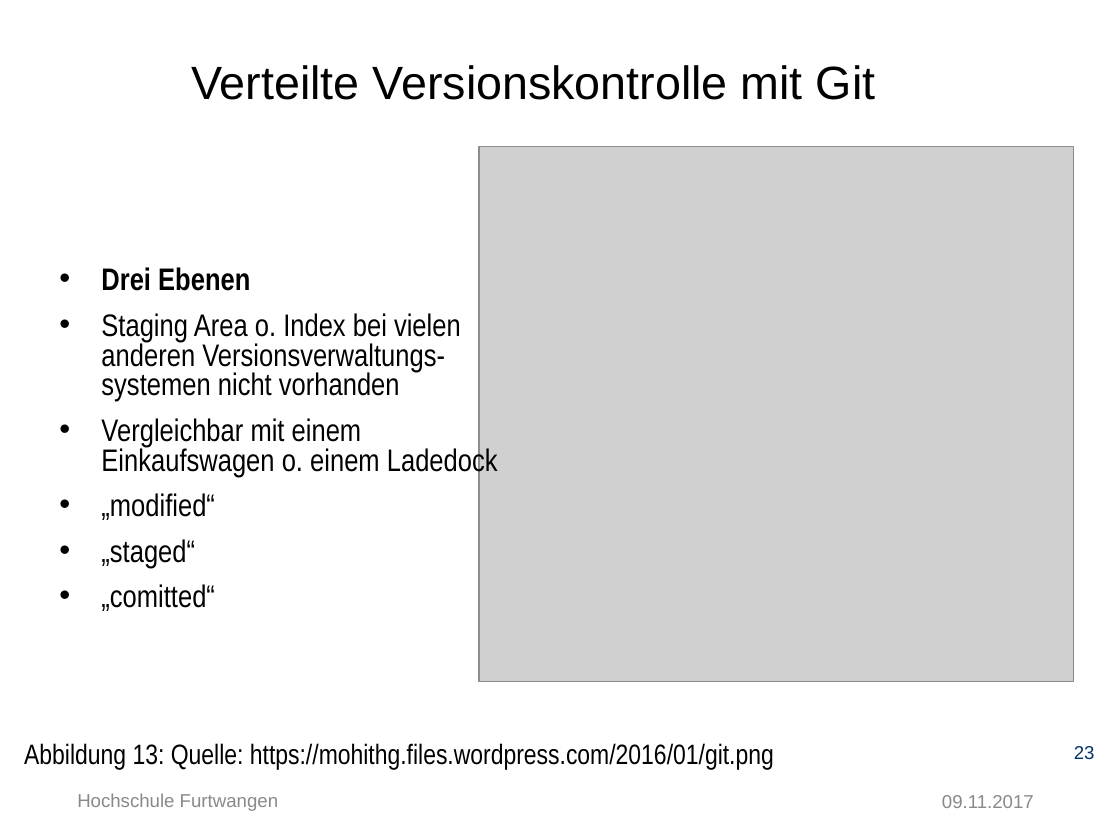
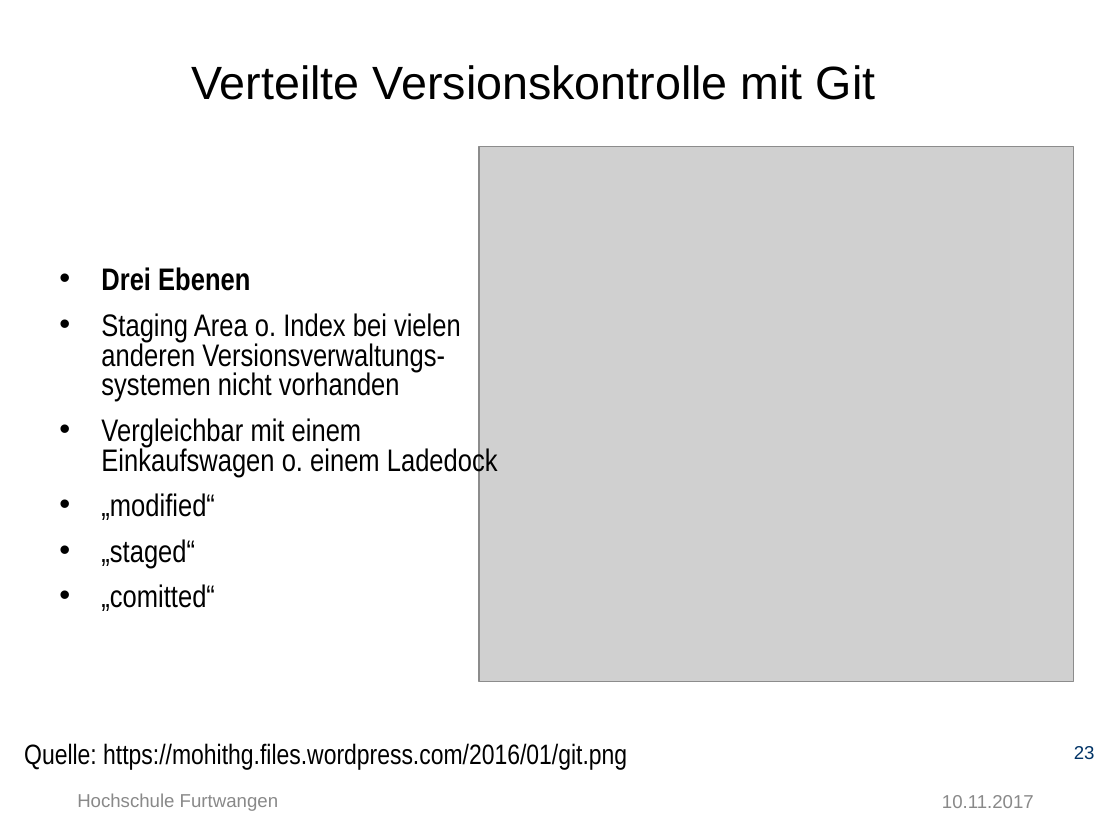
Before and after one commit to Ertugrul-Furtwangen/Erti, a slide deck: slide 23 of Thesis-Präsentation-Ertugrul_Özkara.pptx. Drawn at 1120x840 pixels with LibreOffice and Linux fonts; fonts in the diff are those of the drawing; grey boxes stand for pictures; background and template pictures are left out. Boxes give left, top, right and bottom in pixels: in the first picture for what was removed or moved away, otherwise in the second. Text is boxed around its words. In the diff, an @@ line names an element or a change of style, - is before the commit and + after.

```diff
--- a/Thesis-Präsentation-Ertugrul_Özkara.pptx
+++ b/Thesis-Präsentation-Ertugrul_Özkara.pptx
@@ text at [24, 743, 627, 770]: text changed @@
-Abbildung 13: Quelle: https://mohithg.files.wordpress.com/2016/01/git.png
+Quelle: https://mohithg.files.wordpress.com/2016/01/git.png
@@ text at [942, 795, 1034, 808]: text changed @@
-09.11.2017
+10.11.2017
```
Also in this commit, not shown: 41 other slides changed, 1 slide added.
